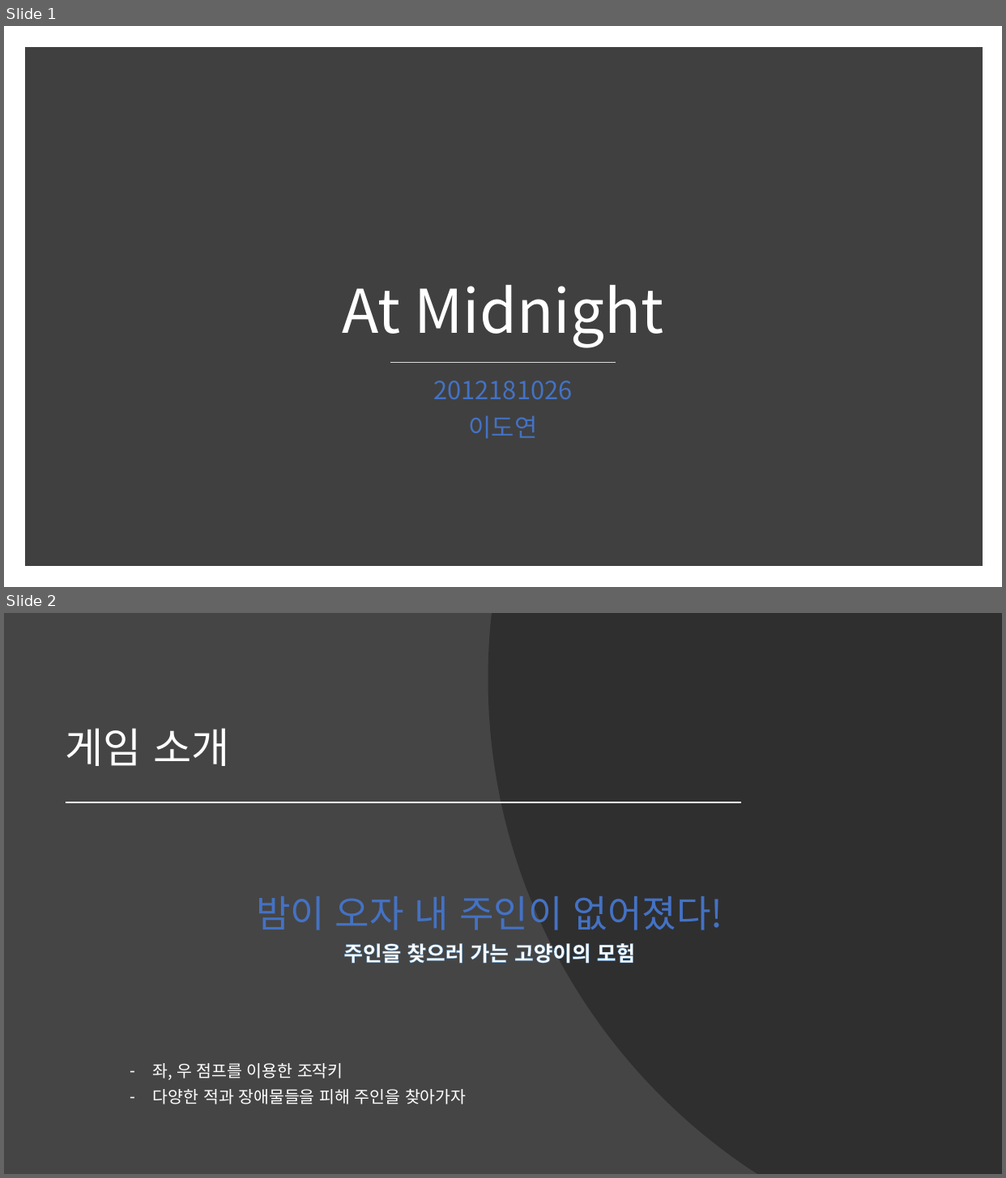
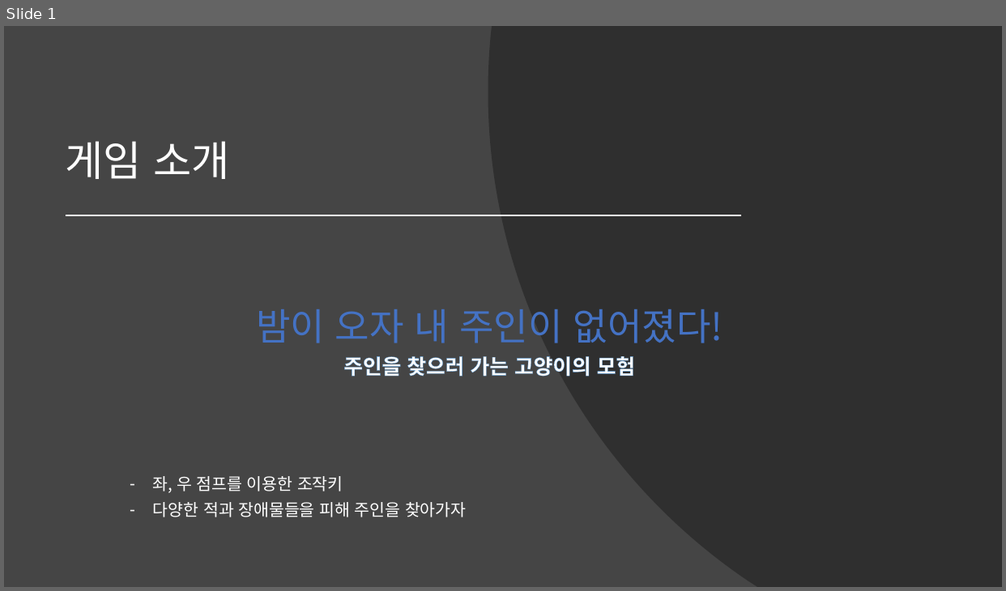
Before and after one commit to doyeonleee/2DGP, a slide deck: 2DGP_PPT_최종발표.pptx. Shown one above the other, each under a label of ours: slides 1 and 2 before the commit, slide 1 after it. The pictures are 1006x1178 and 1006x591 pixels, drawn with LibreOffice and Linux fonts; fonts in the diff are those of the drawing. Boxes give left, top, right and bottom in pixels: in the first picture for what was removed or moved away, otherwise in the second. Text is boxed around its words. In the diff, an @@ line names an element or a change of style, - is before the commit and + after.

```diff
--- a/2DGP_PPT_최종발표.pptx
+++ b/2DGP_PPT_최종발표.pptx
@@ slide 1 removed at <box>4,26,1002,587</box>, background #FFFFFF @@
@@ rectangle removed at <box>30,52,978,561</box> @@
@@ text removed at <box>343,284,663,348</box> @@
-At Midnight
@@ line removed from (391, 362) to (616, 362) @@
@@ subtitle removed at <box>433,381,572,439</box> @@
-2012181026
-이도연
@@ what was slide 2 is now slide 1 @@
```
Also in this commit, not shown: 1 slide added.
